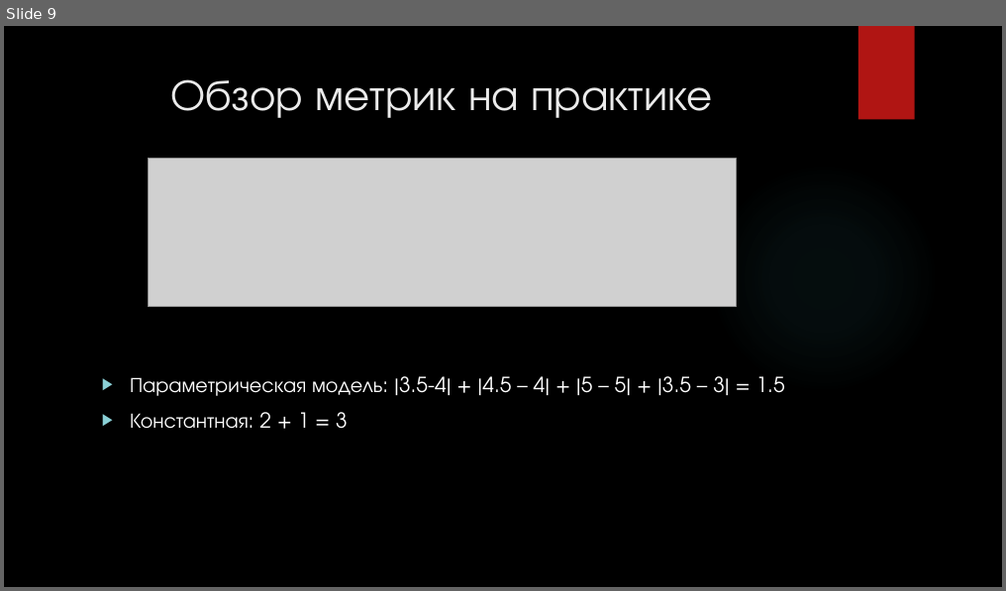
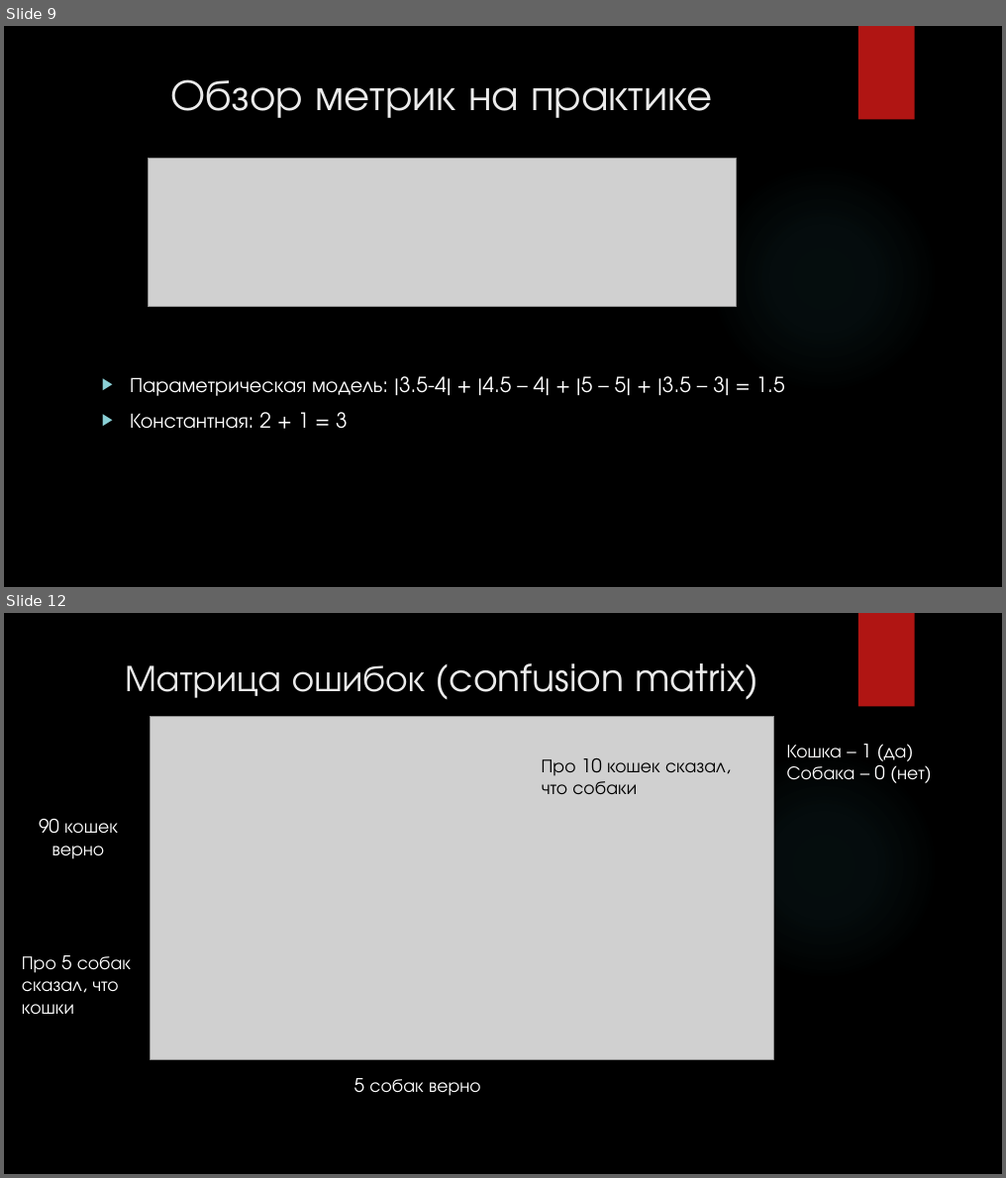
Before and after one commit to meteoFurletov/ml_example, a slide deck: presentation/Введение в ML.pptx. Shown one above the other, each under a label of ours: slide 9 before the commit, slides 9 and 12 after it; the slides between them are not shown. The pictures are 1006x591 and 1006x1178 pixels, drawn with LibreOffice and Linux fonts; fonts in the diff are those of the drawing; grey boxes stand for pictures; background and template pictures are left out. Boxes give left, top, right and bottom in pixels: in the first picture for what was removed or moved away, otherwise in the second. Text is boxed around its words. In the diff, an @@ line names an element or a change of style, - is before the commit and + after.

```diff
--- a/presentation/Введение в ML.pptx
+++ b/presentation/Введение в ML.pptx
@@ slide 12 added at [4, 613, 1002, 1174], background picture (left out); not listed: 2 template elements that a slide beside it also shows @@
@@ title added at [125, 663, 758, 700], 36 pt, text #EBEBEB @@
+Матрица ошибок (confusion matrix)
@@ picture added at [150, 716, 773, 1059] @@
@@ text added at [542, 759, 726, 794], 18 pt, text #000000 @@
+Про 10 кошек сказал, что собаки
@@ text added at [787, 744, 925, 780], 18 pt, text #FFFFFF @@
+Кошка – 1 (да)
+Собака – 0 (нет)
@@ text added at [39, 818, 118, 860], 18 pt, text #FFFFFF @@
+90 кошек верно
@@ text added at [22, 956, 131, 1014], 18 pt, text #FFFFFF @@
+Про 5 собак сказал, что кошки
@@ text added at [354, 1078, 481, 1096], 18 pt, text #FFFFFF @@
+5 собак верно
```
Also in this commit, not shown: 5 other slides added.
